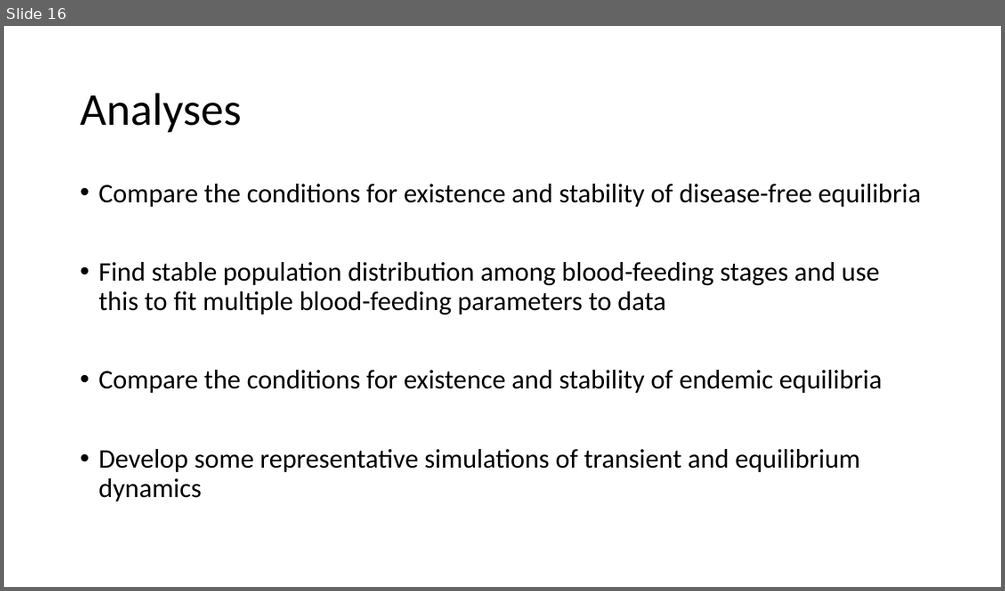
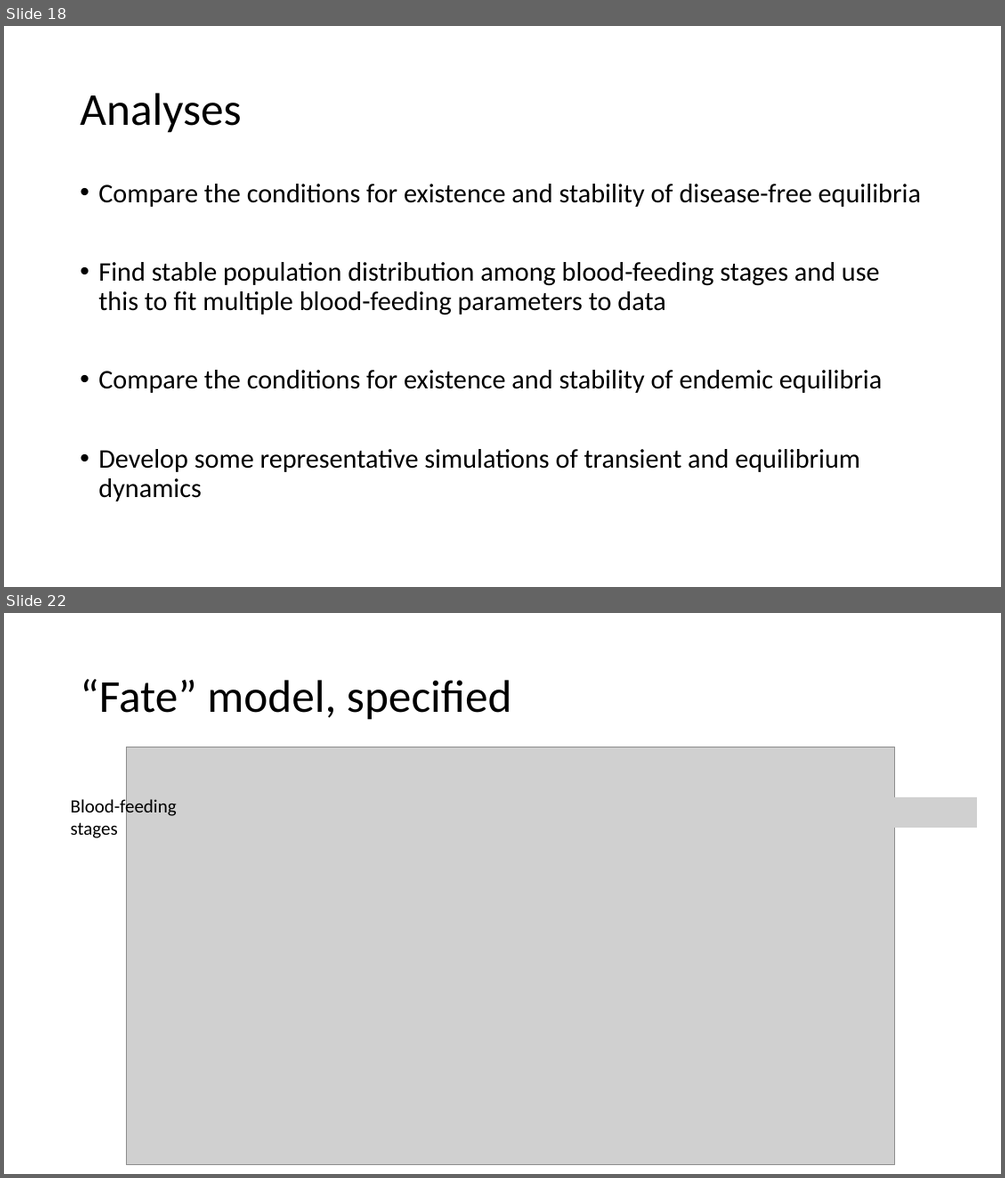
Before and after one commit to kydahl/MBF_models, a slide deck: presentations/Multiple blood feeding case studies.pptx. Shown one above the other, each under a label of ours: slide 16 before the commit, slides 18 and 22 after it; the slides between them are not shown. The pictures are 1005x591 and 1005x1178 pixels, drawn with LibreOffice and Linux fonts; fonts in the diff are those of the drawing; grey boxes stand for pictures. Boxes give left, top, right and bottom in pixels: in the first picture for what was removed or moved away, otherwise in the second. Text is boxed around its words. In the diff, an @@ line names an element or a change of style, - is before the commit and + after.

```diff
--- a/presentations/Multiple blood feeding case studies.pptx
+++ b/presentations/Multiple blood feeding case studies.pptx
@@ slide 22 added at [4,613,1001,1174], background #FFFFFF @@
@@ title added at [80,679,512,720], 44 pt, text #000000 @@
+“Fate” model, specified
@@ picture added at [126,747,895,1164] @@
@@ text added at [71,796,177,838], 18 pt, text #000000 @@
+Blood-feeding stages
@@ picture added at [858,797,977,827] @@
@@ what was slide 16 is now slide 18 @@
```
Also in this commit, not shown: 14 slides changed, 6 other slides added, 4 slides removed, 3 other files.
